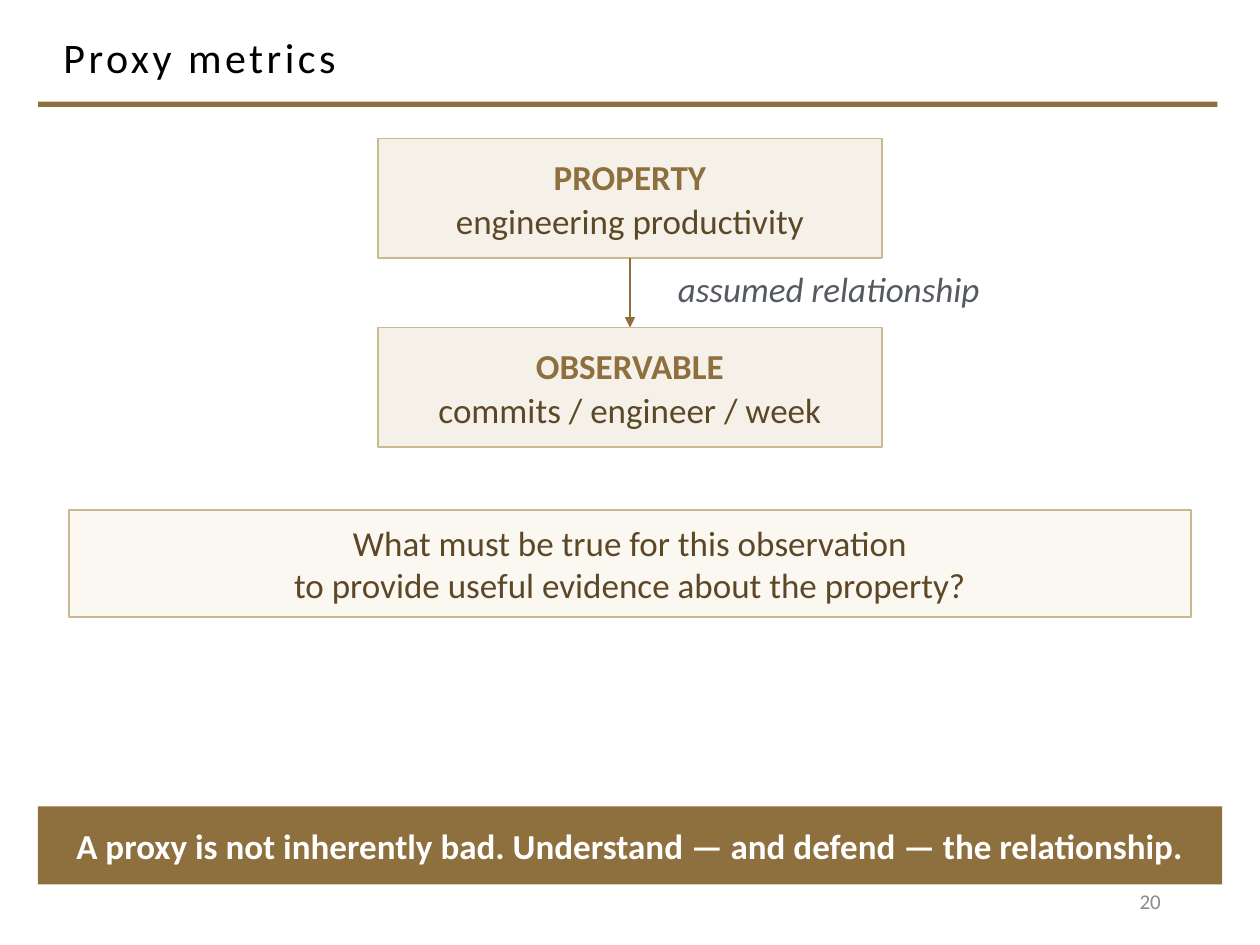
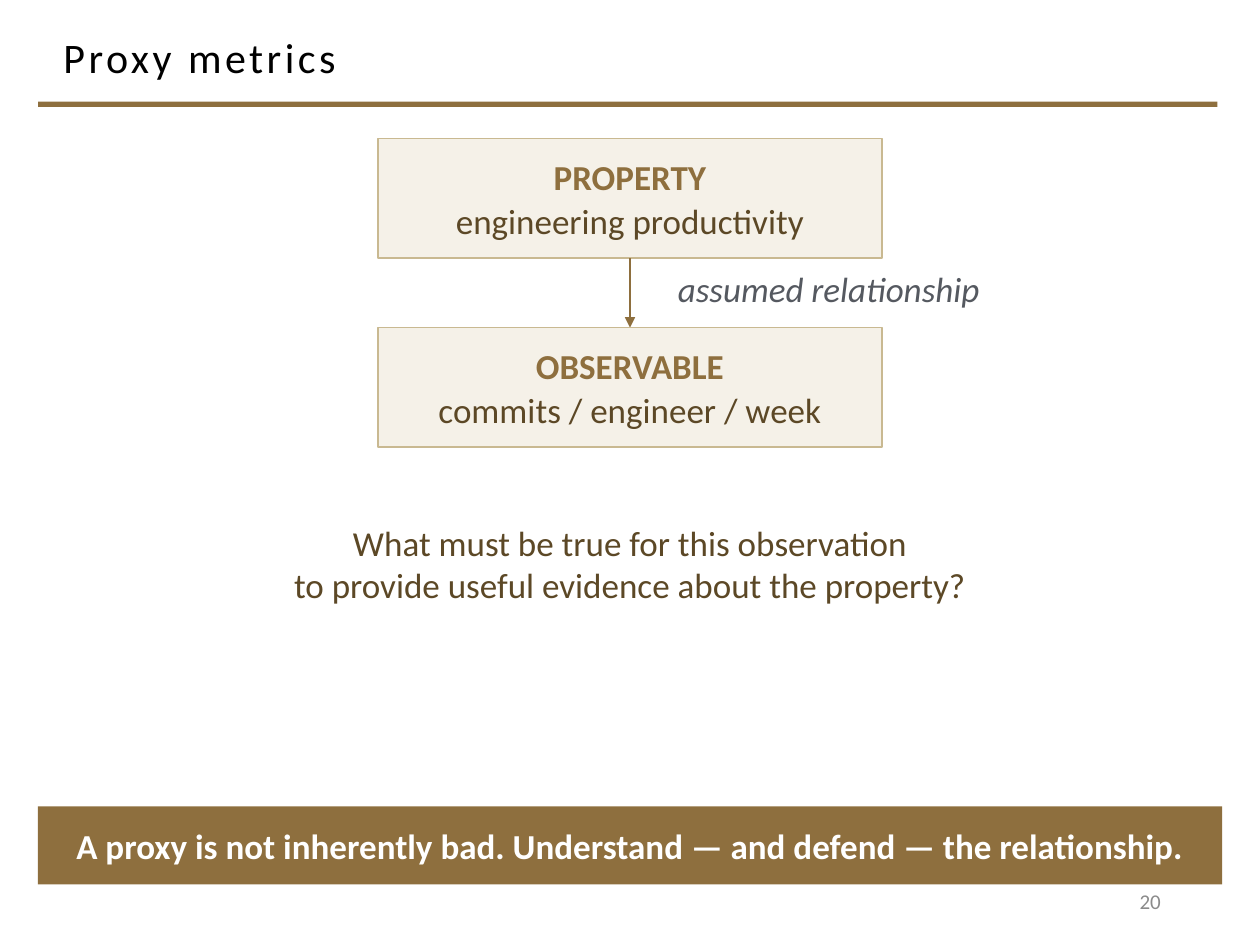
Before and after one commit to davisjam/model-based-agentic-software-engineering, a slide deck: slide 20 of course/lectures/act-1-foundations/09-engineering-decision-making-and-metrics/1-9-Engineering-Decision-Making-and-Metrics.pptx. Drawn at 1260x945 pixels with LibreOffice and Linux fonts; fonts in the diff are those of the drawing; background and template pictures are left out. Boxes give left, top, right and bottom in pixels: in the first picture for what was removed or moved away, otherwise in the second. Text is boxed around its words. In the diff, an @@ line names an element or a change of style, - is before the commit and + after.

```diff
--- a/course/lectures/act-1-foundations/09-engineering-decision-making-and-metrics/1-9-Engineering-Decision-Making-and-Metrics.pptx
+++ b/course/lectures/act-1-foundations/09-engineering-decision-making-and-metrics/1-9-Engineering-Decision-Making-and-Metrics.pptx
@@ text "What must be true for ...": place and size @@
-text "What must be true for ..." at [69, 510, 1191, 617]
+text "What must be true for ..." at [294, 531, 965, 604]
@@ text "What must be true for ..." at [294, 531, 965, 604]: fill #FBF8F2 to none; outline #C9B991 1.25 pt to none @@
```
Also in this commit, not shown: 11 other slides changed.
